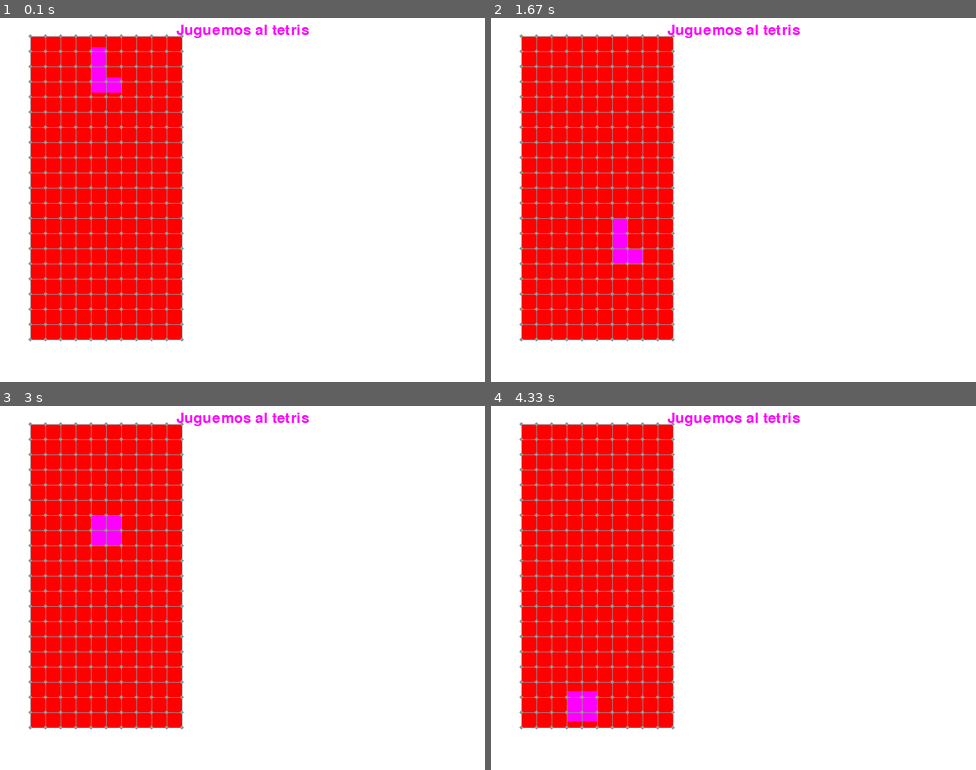
Above: before the commit, frames 1-4 (two rows, left to right).
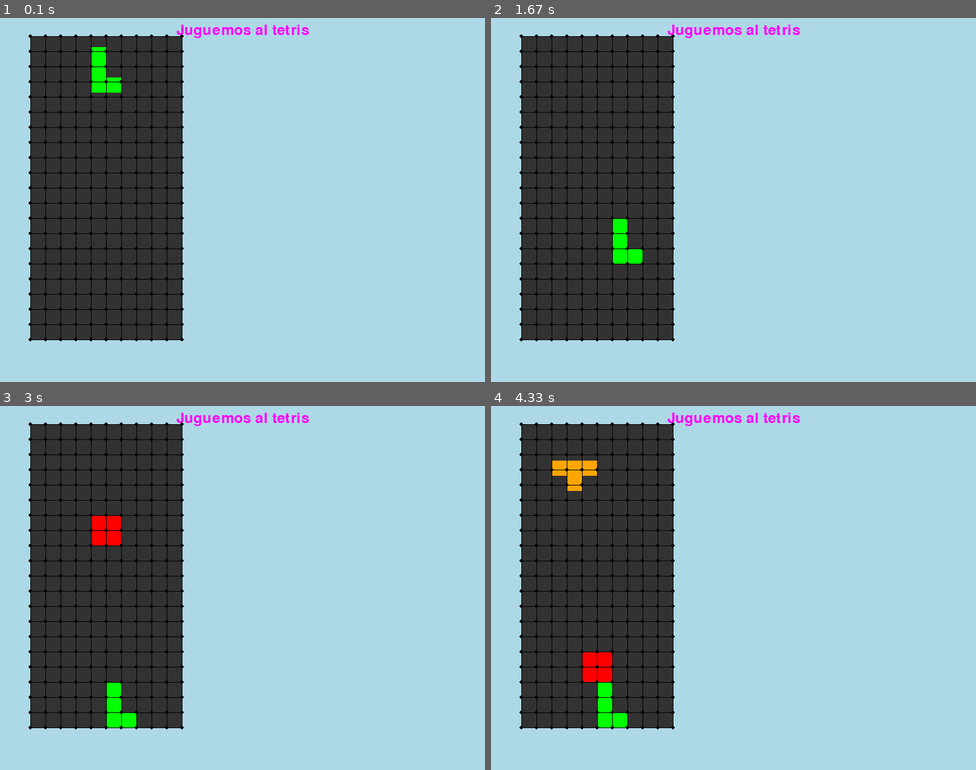
Above: after the commit, the same moments.

Repository: cajlo83/lab_1_py
Game: pygame game, started from tetris_pygame/main.py
Two runs of this game, one before a commit and one after it. Both use one fixed random seed, a clock stepped at 60 frames per second and the inputs below.
Inputs:
- Up to frame 1 (0.1 s): no input
- Up to frame 2 (1.67 s): hold Right 0.33-0.8 s; hold Right 0.83-1.3 s; hold Left from 1.33 s (still down)
- Up to frame 3 (3 s): release Left at 1.87 s; hold Down 1.9-2.2 s; hold Left 2.23-2.63 s; hold Right from 2.67 s (still down)
- Up to frame 4 (4.33 s): release Right at 3.3 s; hold Down 3.33-3.7 s; hold Left 3.73-4.2 s; hold Right from 4.23 s (still down)

The runs differ from the first frame. In frame 1, 100% of the frame differs, in the area x 0-100%, y 0-100%; in frame 2, 100%; in frame 3, 100%; in frame 4, 99%.

Commit message:
modificacion para incluir rectangulos en los bloques, uso de colesiones para detectar topes. falta afilar traslaciones

Diff:
--- a/tetris_pygame/colores.py
+++ b/tetris_pygame/colores.py
@@ -1,6 +1,17 @@
 # Colores RGB
 color_blanco = (255, 255, 255)
 color_azul = (0, 0, 255)
+color_verde = (0, 255, 0)
+color_amarillo = (255, 255, 0)
 color_rojo = (255, 0, 0)
+color_naranja = (255, 165, 0)
 color_morado = (255, 0, 255)
+color_gris_oscuro = (50, 50, 50)
 color_gris = (150, 150, 150)
+color_negro = (0, 0, 0)
+
+
+color_facil = (144, 238, 144)  # Verde claro
+color_normal = (192, 192, 192)  # Gris claro
+color_dificil = (255, 69, 0)  # Rojo anaranjado
+color_fondo_ventana = (173, 216, 230)  # Azul Claro
--- a/tetris_pygame/entorno.py
+++ b/tetris_pygame/entorno.py
@@ -60,7 +60,7 @@
 
     if sub_biblioteca.valida_lista(lista_lineas):
         for linea in lista_lineas:
-            pygame.draw.line(screen, color_gris, linea[0], linea[1])
+            pygame.draw.line(screen, color_negro, linea[0], linea[1])
         retorno = True
     else:
         retorno = False
@@ -75,7 +75,7 @@
             retorno = sub_biblioteca.valida_lista(fila) # verifica valor del retorno 2/2
             if retorno:
                 for punto in fila:
-                    pygame.draw.circle(screen, color_gris, punto, radio)
+                    pygame.draw.circle(screen, color_negro, punto, radio)
             else:
                 break
 
--- a/tetris_pygame/main.py
+++ b/tetris_pygame/main.py
@@ -45,11 +45,12 @@
 # datos iniciales del jugador
 x_jugador = int((espacio_jugable.left + espacio_jugable.right) / 2 - dim_bloques)
 y_jugador = espacio_jugable.top
-figura_jugador = crear_figura(color_morado,dim_bloques,x_jugador, y_jugador)
+figura_jugador = crear_figura(dim_bloques,x_jugador, y_jugador)
 
 
 # inicializacion pared de bloques
 pared_bloques = crear_pared(modalidad_juego, espacio_jugable, dim_bloques)
+print ( "se creo pared_bloques")
 
 
 
@@ -79,7 +80,7 @@
     tiempo_transcurrido = tiempo_actual - tiempo_anterior
 
     # se detecta el/los topes
-    tope_inferior = pared_bloques.calcular_tope(espacio_jugable, dim_bloques)
+   # tope_inferior = pared_bloques.calcular_tope(espacio_jugable, dim_bloques)
 
 
     # Obtener las teclas presionadas para moverse sin salir del espacio jugable, solo si se cumplio el tiempo establecido entre pulsaciones
@@ -94,33 +95,39 @@
             tiempo_anterior = tiempo_actual
 
         if keys[pygame.K_DOWN]: # abajo
-            tocar_tope = figura_jugador.bajar(dim_bloques, tope_inferior)
+            tocar_tope = figura_jugador.bajar(dim_bloques, pared_bloques)
             tiempo_anterior = tiempo_actual
 
 
 
 
     # en cada ciclo, el movil debe moverse hacia abajo. la velocidad cambia segun la dificultad
-    tocar_tope = figura_jugador.bajar(dificultad, tope_inferior)
+    tocar_tope = figura_jugador.bajar(dificultad, pared_bloques)
 
     # verifica un toque te tope
-    if tocar_tope: #asignar puntos
+    if tocar_tope:
+        # integrar bloques a la pared
+        pared_bloques.agregar_bloques_desde_figura(figura_jugador)
+        # asignar puntos
         # crear nueva figura para el jugador
-        figura_jugador = crear_figura(color_morado,dim_bloques,x_jugador, y_jugador)
+        figura_jugador = crear_figura(dim_bloques,x_jugador, y_jugador)
 
 
 
 
 
     ########### Dibujar la pantalla ###########
-    screen.fill(color_blanco) # fondo
+    screen.fill(color_fondo_ventana) # fondo
 
     # espacio jugable
-    pygame.draw.rect(screen, color_rojo, espacio_jugable) # rectangulo
+    pygame.draw.rect(screen, color_gris_oscuro, espacio_jugable) # rectangulo
 
 
     # se representa graficamente al jugador en pantalla
     figura_jugador.mostrar(screen)
+
+    # se muestran los bloques de la pared
+    pared_bloques.mostrar(screen)
 
     # elementos esteticos
     if not entorno.mostrar_grilla(lista_grilla,screen): # grilla
--- a/tetris_pygame/objetos_tetris.py
+++ b/tetris_pygame/objetos_tetris.py
@@ -3,15 +3,14 @@
 # from typing import Union
 import pygame
 import random
+from colores import *
 
 
 
 class Bloque:
-    def __init__(self, color:tuple[int, int, int], dim:int, x:int, y:int):
+    def __init__(self, color:tuple[int, int, int], cuadro:pygame.rect.Rect):
         self.color = color
-        self.dim = dim
-        self.x = x
-        self.y = y
+        self.cuadro = cuadro
 
 
 pared_refrencia = ForwardRef("Pared") # hay referencias cruzadas entre los metodos de Pared y Figura
@@ -25,78 +24,91 @@
         mover = True
         if direccion == "izquierda":
             for bloque in self.lista_bloques:
-                if bloque.x <= maximo:
+                if bloque.cuadro.x <= maximo:
                     mover = False
             if mover:
                 for bloque in self.lista_bloques:
-                    bloque.x -= cantidad
+                    bloque.cuadro.x -= cantidad
         elif direccion == "derecha":
             for bloque in self.lista_bloques:
-                if bloque.x >= maximo:
+                if bloque.cuadro.x >= maximo:
                     mover = False
             if mover:
                 for bloque in self.lista_bloques:
-                    bloque.x += cantidad
-
-    def bajar(self, cantidad: int, maximo: int) -> bool:
+                    bloque.cuadro.x += cantidad
+
+    def bajar(self, cantidad: int, pared_juego: pared_refrencia) -> bool:
         '''
         hace bajar la figura y retorna si se toco el tope o no
         '''
 
         # se baja cada bloque una vez, se verifica un posible pase de tope y se calcula su desfase
-        desfase = 0
+        desfase = -1
         for bloque in self.lista_bloques:
-            bloque.y += cantidad
-            if bloque.y > maximo:
-                desfase = bloque.y - maximo # solo la posicion Y del fondo de la figura podria desfasarse, osea que solo habra 1 posible valro de desfase
+            bloque.cuadro.y += cantidad
+
+            for diccionario_columna in pared_juego.estructura_pared: # recorrer las columnas en la estructura
+                for diccionario_bloque_en_fila in diccionario_columna["bloques_en_fila"]:
+
+                    # se verifica un posible choque en bajada (que se traduce en un desfase y un toque de tope)
+                    if diccionario_bloque_en_fila["bool_bloque"] and bloque.cuadro.colliderect(diccionario_bloque_en_fila["datos_bloque"].cuadro):
+                        pos_final = diccionario_bloque_en_fila["datos_bloque"].cuadro.y - diccionario_bloque_en_fila["datos_bloque"].cuadro.height
+                        desfase = bloque.cuadro.y - pos_final
+                    # si la pared aun no tiene bloques adheridos, entonces se comprueba con el valor de tope_inicial
+                    elif (bloque.cuadro.y >= pared_juego.tope_inicial):
+                        desfase = bloque.cuadro.y - pared_juego.tope_inicial
+
 
         # se ajusta el desfase de ser necesario
-        if desfase > 0:
+        retorno = desfase >= 0
+        if retorno:
             for bloque in self.lista_bloques:
-                bloque.y -= desfase
-
-        # se controla el retorno
-        retorno = False
-        for bloque in self.lista_bloques:
-            if bloque.y == maximo:
-                retorno = True
+                bloque.cuadro.y -= desfase
 
         return retorno
-
-
-
-        # while any(bloque.y > maximo for bloque in self.lista_bloques): # en caso de que algun bloque se pasedel tope, forzarlo a quedar en el tope
-        #     for bloque in self.lista_bloques:
-        #         bloque.y -= 1
-
-        # return any(bloque.y == maximo for bloque in self.lista_bloques)
 
 
     def mostrar (self, screen:pygame.surface.Surface):
         for bloque in self.lista_bloques:
-            bloque_en_pantalla = pygame.Rect( bloque.x, bloque.y, bloque.dim, bloque.dim)
-            pygame.draw.rect(screen, bloque.color, bloque_en_pantalla)
+            # bloque_en_pantalla = pygame.Rect( bloque.x, bloque.y, bloque.dim, bloque.dim)
+            pygame.draw.rect(screen, bloque.color, bloque.cuadro)
 
 
 class Pared:
-    def __init__(self, tipo_pared:str ,estructura_pared: list[dict[int, int, list[dict[int, bool, Bloque]]]]):
-        '''
-        estructura_pared[i] = diccionario_columna =
-            {
-                "pos_x", "tope_columna", "bloques"[j] = diccionario_bloque_en_fila =
-                {
-                    "pos_y", "bool_bloque", "datos_bloque"
-                }
+    def __init__(self, tipo_pared:str, tope_inicial:int ,estructura_pared: list[dict[int, int, list[dict[int, bool, Bloque]]]]):
+        '''
+        estructura_pared[i] = diccionario_columna = {
+                "pos_x":int,
+                "bloques_en_fila"[j] = diccionario_bloque_en_fila = {
+                        "pos_y:int",
+                        "bool_bloque":bool,
+                        "datos_bloque": Bloque
+                    }
             }
         '''
         self.estructura_pared = estructura_pared
         self.tipo_pared = tipo_pared
-
-    # def agregar_bloques_desde_figura(self, figura_actual: Figura):
-
-    #     for bloque_figura in figura_actual.lista_bloques: # recorrer los bloques en la figura
-    #         for diccionario_columna in self.estructura_pared: # recorrer las columnas en la estructura
-    #             for bloque_pared in diccionario_columna["bloques"] # recorrer los segmentos de fila correspondiente
+        self.tope_inicial = tope_inicial
+
+    def agregar_bloques_desde_figura(self, figura_actual: Figura):
+
+        for bloque_figura in figura_actual.lista_bloques: # recorrer los bloques en la figura
+            for diccionario_columna in self.estructura_pared: # recorrer las columnas en la estructura
+                for bloque_pared in diccionario_columna["bloques_en_fila"]: # recorrer los segmentos de fila correspondiente
+                     # verificar si las coordenadas del bloque en la figura coinciden con la pos_x de la columna y la pos_y del bloque en la pared
+                    if (bloque_figura.cuadro.x , bloque_figura.cuadro.y) == (diccionario_columna["pos_x"] , bloque_pared["pos_y"]):
+                        bloque_pared["bool_bloque"] = True
+                        bloque_pared["datos_bloque"] = bloque_figura
+
+
+
+    def mostrar (self, screen:pygame.surface.Surface):
+        for diccionario_columna in self.estructura_pared: # recorrer las columnas en la estructura
+            for diccionario_bloque_en_fila in diccionario_columna["bloques_en_fila"]: # recorrer los segmentos de fila correspondiente
+                # bloque_en_pantalla = pygame.Rect( bloque.x, bloque.y, bloque.dim, bloque.dim)
+                if diccionario_bloque_en_fila["bool_bloque"]:
+                    pygame.draw.rect(screen, diccionario_bloque_en_fila["datos_bloque"].color, diccionario_bloque_en_fila["datos_bloque"].cuadro)
+                    # verificar si las coordenadas del bloque en la figura coinciden con la pos_x de la columna y la pos_y del bloque en la pared
 
 
 
@@ -145,17 +157,20 @@
     lista_bloques = []
 
     for i in range(4):
-        bloque = Bloque(color_RGB_bloque, dim_bloque, x_inicial, y_inicial)
+        rectangulo = pygame.Rect(x_inicial, y_inicial, dim_bloque, dim_bloque)
+        bloque = Bloque(color_RGB_bloque, rectangulo)
         lista_bloques.append(bloque)
     return lista_bloques
 
 
-def crear_figura(color_RGB_bloque:tuple[int, int, int], dim_bloque:int, x_inicial:int, y_inicial:int) -> Figura:
+def crear_figura(dim_bloque:int, x_inicial:int, y_inicial:int) -> Figura:
     '''
     Crea una figura con formato de "tetramino" en la posicion inicial indicada
     '''
     print(f"crear_figura:\n x inicial={x_inicial}\ty inicial={y_inicial}")
 
+    opciones_color = [color_azul, color_amarillo, color_rojo, color_verde, color_naranja]
+    color_RGB_bloque = random.choice(opciones_color)
     lista_bloques = crear_lista_bloques_iniciales(color_RGB_bloque, dim_bloque, x_inicial, y_inicial)
     rotacion = 0
     opciones_letra = ["I", "O", "T", "L"]
@@ -163,28 +178,35 @@
 
     match letra:
         case "I": # rectangulo, 4 bloques apilados en una fila
-            lista_bloques[1].y = lista_bloques[0].y + dim_bloque #abajo 1
-            lista_bloques[2].y = lista_bloques[1].y + dim_bloque #abajo 2
-            lista_bloques[3].y = lista_bloques[2].y + dim_bloque #abajo 3
+            lista_bloques[1].cuadro.y = lista_bloques[0].cuadro.y + dim_bloque #abajo 1
+            lista_bloques[2].cuadro.y = lista_bloques[1].cuadro.y + dim_bloque #abajo 2
+            lista_bloques[3].cuadro.y = lista_bloques[2].cuadro.y + dim_bloque #abajo 3
 
         case "O": # cuadrado, dos filas de dos bloques juntas
-            lista_bloques[1].y = lista_bloques[0].y + dim_bloque #abajo
-            lista_bloques[2].x = lista_bloques[0].x + dim_bloque #derecha
-            lista_bloques[3].y = lista_bloques[0].y + dim_bloque #diagonal 1/2
-            lista_bloques[3].x = lista_bloques[0].x + dim_bloque #diagonal 2/2
+            lista_bloques[1].cuadro.y = lista_bloques[0].cuadro.y + dim_bloque #abajo
+            lista_bloques[2].cuadro.x = lista_bloques[0].cuadro.x + dim_bloque #derecha
+            lista_bloques[3].cuadro.y = lista_bloques[0].cuadro.y + dim_bloque #diagonal 1/2
+            lista_bloques[3].cuadro.x = lista_bloques[0].cuadro.x + dim_bloque #diagonal 2/2
 
         case "T": # literalmente la forma de una T
-            lista_bloques[1].y = lista_bloques[0].y + dim_bloque #abajo
-            lista_bloques[2].x = lista_bloques[0].x + dim_bloque #derecha
-            lista_bloques[3].x = lista_bloques[0].x - dim_bloque #izquierda
+            lista_bloques[1].cuadro.y = lista_bloques[0].cuadro.y + dim_bloque #abajo
+            lista_bloques[2].cuadro.x = lista_bloques[0].cuadro.x + dim_bloque #derecha
+            lista_bloques[3].cuadro.x = lista_bloques[0].cuadro.x - dim_bloque #izquierda
 
         case "L": # literalmente la forma de una L
-            lista_bloques[1].y = lista_bloques[0].y + dim_bloque #abajo 1
-            lista_bloques[2].y = lista_bloques[1].y + dim_bloque #abajo 2
-            lista_bloques[3].y = lista_bloques[2].y #diagonal 1/2
-            lista_bloques[3].x = lista_bloques[2].x + dim_bloque #diagonal 1/2
+            lista_bloques[1].cuadro.y = lista_bloques[0].cuadro.y + dim_bloque #abajo 1
+            lista_bloques[2].cuadro.y = lista_bloques[1].cuadro.y + dim_bloque #abajo 2
+            lista_bloques[3].cuadro.y = lista_bloques[2].cuadro.y #diagonal 1/2
+            lista_bloques[3].cuadro.x = lista_bloques[2].cuadro.x + dim_bloque #diagonal 1/2
+
+
 
     figura_retorno = Figura(letra, rotacion, lista_bloques)
+
+    print(f'letra: {figura_retorno.letra}\trotacion: {figura_retorno.rotacion}')
+    print("info lista de bloques en la figura")
+    for bloque in lista_bloques:
+        print(f'x={bloque.cuadro.x}\ty={bloque.cuadro.y}')
 
     return figura_retorno
 
@@ -207,57 +229,52 @@
     tope_inicial = espacio_jugable.bottom - dim_bloque
 
 
-
-
-    # primero se crea el contenido de bloques_en_fila:list[dict] ya que inicialmente sera igual para todas las columnas
-    bloques_en_fila = []
-    for y in range( tope_inicial, (espacio_jugable.top - 1), -dim_bloque): # y pertenece a [bottom-dim_bloque; top]
-        diccionario_bloque_en_fila = {
-            "pos_y": y,
-            "bool_bloque": False,
-            "datos_bloque": None # inicialmente vacio hasta que caiga la primera figura
-
-        }
-        print(f"se creo la coordenada vertical= {y} para la pared")
-        bloques_en_fila.append(diccionario_bloque_en_fila)
-
-
     # ya obtenida la informacion de los distintos datos de una vertical, se hace un proceso similar para obtener
     # las posiciones horizontales y asignar los valores a diccionario_columna
 
-    print(f"bottom espacio={espacio_jugable.bottom}\ntop espacio={espacio_jugable.top}\nizquierda_Espacio={espacio_jugable.left}\nderacha espacio={espacio_jugable.right} ")
+   # print(f"bottom espacio={espacio_jugable.bottom}\ntop espacio={espacio_jugable.top}\nizquierda_Espacio={espacio_jugable.left}\nderacha espacio={espacio_jugable.right} ")
+
+
+    #debugeo_columnas = 0 #debug columnas 1/2
+
     estructura_pared = [] # estructura matricial a retornar
     for x in range(espacio_jugable.left, espacio_jugable.right, dim_bloque): # x pertenece a [left; rigth-dim_bloque]
+
+
+        bloques_en_fila = [] # se crea bloques_en_fila:list[dict]
+        for y in range( tope_inicial, (espacio_jugable.top - 1), -dim_bloque): # y pertenece a [bottom-dim_bloque; top]
+            diccionario_bloque_en_fila = {
+                "pos_y": y,
+                "bool_bloque": False,
+                "datos_bloque": None # inicialmente vacio hasta ser ocupado
+            }
+            bloques_en_fila.append(diccionario_bloque_en_fila)
+
+            # debug coordenadas
+           # print(f"se creo una coordenada en la pared con posicion: ({x};{y})")
+
+
         diccionario_columna = {
             "pos_x": x,
-            "tope_columna": tope_inicial,
             "bloques_en_fila": bloques_en_fila
             }
         estructura_pared.append(diccionario_columna) # se agrega la info de la columna y sus segmentos de fila asociados a estructura_pared
-        print(f'se creo la coordenada horizontal= {diccionario_columna["pos_x"]} y se asigno el tope={diccionario_columna["tope_columna"]} para la pared y se le asigno el contenido de los datos horizontales')
-    print(f'verificacion de ruta de datos estructura_pared[2]["bloques_en_fila"][0]["pos_y"]={estructura_pared[2]["bloques_en_fila"][0]["pos_y"]}')
-
-
-
-
-    # for y in range( (espacio_jugable.bottom - dim_bloque), (espacio_jugable.top - 1), -dim_bloque): # y pertenece a [bottom-dim_bloque; top]
-
-    #     lista_bloques = [] # primero se crea el contenido de diccionario_bloque_en_fila ya que va contenido dentro de diccionario_columna
-    #     diccionario_bloque_en_fila = {
-    #         "pos_y": y,
-    #         "bool_bloque": False,
-    #         "datos_bloque": None # inicialmente vacio hasta que caiga la primera figura
-    #     }
-    #     lista_bloques.append(diccionario_bloque_en_fila)
-
-    #     # ya que se tienen todos los datos del diccionario de columnas, se setean
-    #     for x in range(espacio_jugable.left, espacio_jugable.right, dim_bloque): # x pertenece a [left; righ-dim_bloque]
-    #         diccionario_columna = {
-    #             "pos_x": x,
-    #             "tope_columna": espacio_jugable.bottom - dim_bloque, # tope inicial
-    #             "bloques_en_fila": lista_bloques
-    #         }
-    # estructura_pared.append(diccionario_columna) # se agrega la info de la columna y sus segmentos de fila asociados a estructura_pared
-
-    retorno = Pared(tipo_juego, estructura_pared)
+
+
+        # debug columnas 1/2
+      #  print(f'se creo la columna numero: {debugeo_columnas}')
+    #    debugeo_columnas +=1
+
+
+    retorno = Pared(tipo_juego, tope_inicial, estructura_pared)
     return retorno
+
+
+
+
+# def tocar_tope(figura_actual: Figura, pared_juego: Pared) -> bool:
+
+
+#           for bloque in figura_actual.lista_bloques:
+#             for diccionario_columna in pared_juego.estructura_pared: # recorrer las columnas en la estructura
+#                 if (bloque.cuadro.x == diccionario_columna["pos_X"]) and (bloque.cuadro.y > diccionario_columna["tope_columna"] ):
